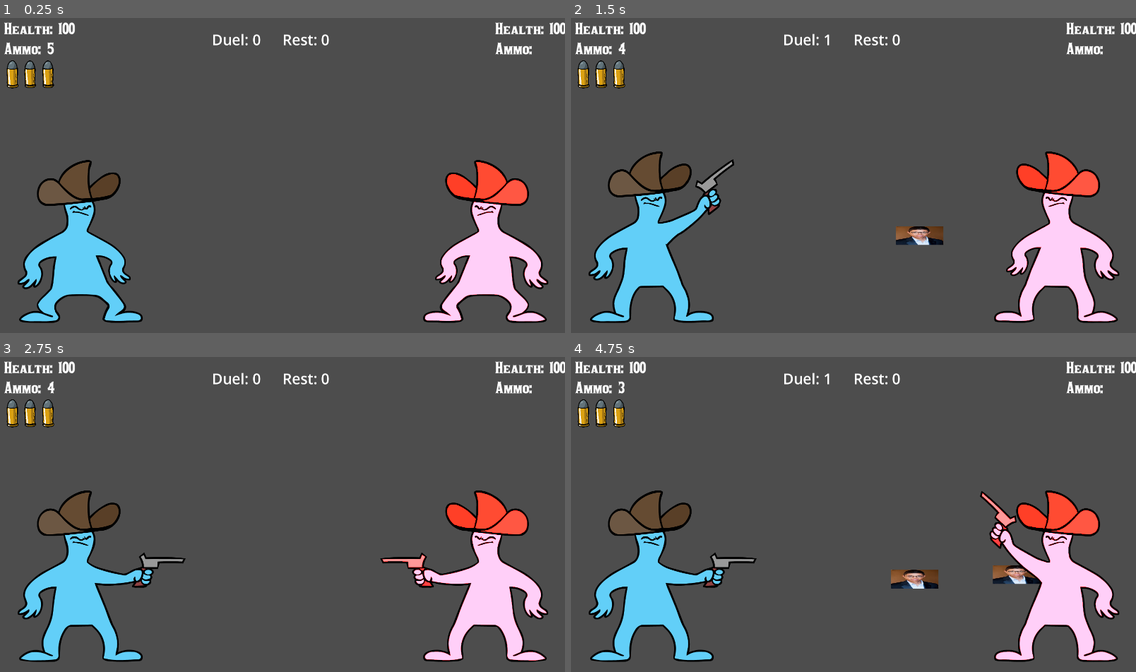
Above: before the commit, frames 1-4 (two rows, left to right).
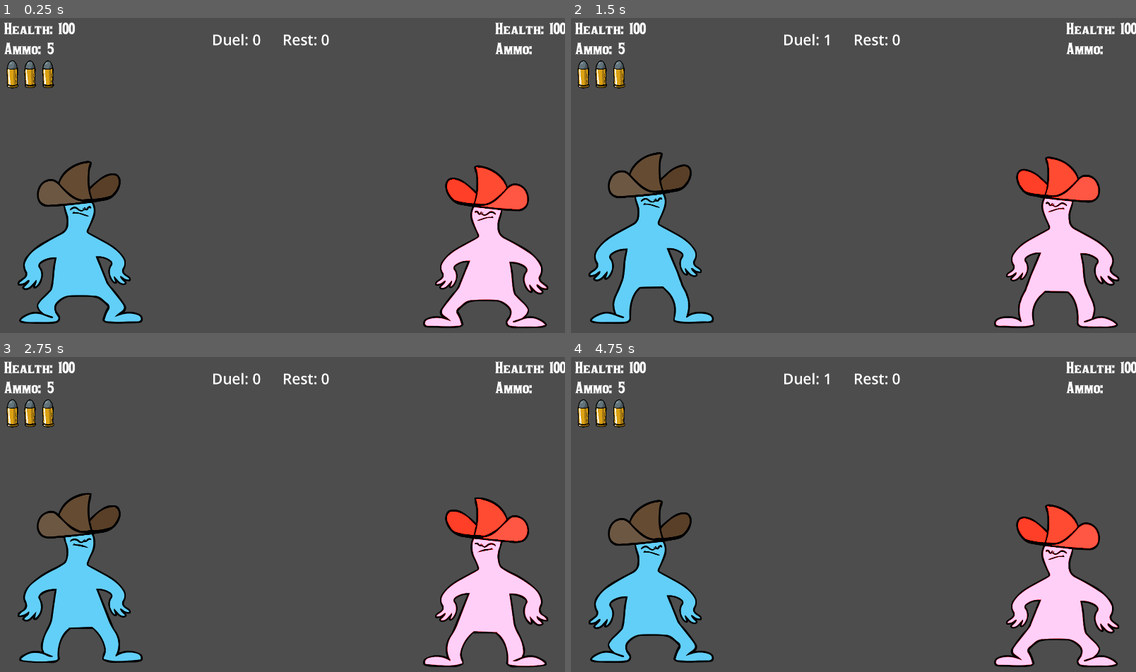
Above: after the commit, the same moments.

Repository: LukaBazooka/Mexican-Standoff
Game: Godot game, scene res://Duel.tscn
The game is run twice, just before and just after one commit, with the same random seed, the same clock (stepped at 60 frames per second) and the same inputs.
Inputs:
- Up to frame 1 (0.25 s): no input
- Up to frame 2 (1.5 s): tap Enter (right_player_reload) at 0.5 s; hold Right (right_player_block) 0.53-1.28 s; tap 0 at 0.6 s; hold S (left_player_down) from 1.28 s (still down); tap 1 at 1.35 s
- Up to frame 3 (2.75 s): release S (left_player_down) at 2.03 s; hold Right (right_player_block) from 2.03 s (still down); tap 4 at 2.1 s
- Up to frame 4 (4.75 s): release Right (right_player_block) at 2.78 s; hold W (left_player_up) 2.78-3.53 s; tap 3 at 2.85 s; hold A (left_player_block) from 3.53 s (still down); tap 5 at 3.6 s; tap 2 at 4.35 s

The runs differ from the first frame. In frame 1, 3.9% of the frame differs, in the area x 3-98%, y 45-99%; in frame 2, 5.4%; in frame 3, 6.2%; in frame 4, 10%, in the area x 3-98%, y 7-99%.

Commit message:
fixed double headshot collision state

Diff:
--- a/Duel.gd
+++ b/Duel.gd
@@ -82,12 +82,10 @@
 
 func _on_rest_timer_timeout():
 	$DuelTimer.start()
-
 	$LeftPlayer._rest_timeout()
 	$RightPlayer._rest_timeout()
 	actively_handle_state = true
-	emit_signal("lp_shoot", 5) #test
-	handle_state() #test
+
 
 
 func _on_duel_timer_timeout():
@@ -96,67 +94,55 @@
 	$RightPlayer._duel_timeout()
 
 
-
 func handle_state():
-	print("passed")
 	$StateTimer.start()
 	actively_handle_state = true
-
-
 
 
 func _on_left_player_pass_up_l(data):
 	lp_state = data
 	if actively_handle_state:
 		handle_state()
-		if not $DuelTimer.is_stopped() and not $StateTimer.is_stopped(): #data passed in time pass down to player
-			if data == 4 and not actively_handle_state:
-				#used to calcualte trajectory for headshot state
-				emit_signal("time_displacement")
-				emit_signal("lp_shoot", data)
-			elif data == 2 or data == 3:
-				emit_signal("lp_block_state", data)
-			elif data > 4:
-				emit_signal("lp_shoot", data)
-
+		pass_down_state("lp", data)
+	elif not $DuelTimer.is_stopped() and not $StateTimer.is_stopped(): #data passed in time pass down to player
+		pass_down_state("lp", data)
+		handle_second_state()
 
 func _on_right_player_pass_up_r(data):
 	rp_state = data
 	if actively_handle_state:
 		handle_state() #begin input timer
-	if not $DuelTimer.is_stopped() and not $StateTimer.is_stopped(): #data passed in time pass down to player
-		if data == 2 or data == 3:
-			emit_signal("rp_block_state", data)
-		elif data > 3:
-			emit_signal("rp_shoot", data)
-
+		pass_down_state("rp", data)
+	elif not $DuelTimer.is_stopped() and not $StateTimer.is_stopped(): #data passed in time pass down to player
+		pass_down_state("rp", data)
+		handle_second_state()
 
 func _on_state_timer_timeout():
-	emit_signal("rp_shoot", 5) #test
 	state_arr = state_dict.get([lp_state, rp_state], [0, 0])
 	actively_handle_state = false
-	if lp_state == 4 and rp_state == 4:
-		emit_signal("collision")
 
-	print([lp_state, rp_state])
+func _on_left_player_lp_bullet_collided():
+	left_health -= state_arr[0]
+	if lp_state == 4: #possiblity that bullet collides if too opp too slow
+		left_health -= 100
+
+func _on_right_player_rp_bullet_collided():
+	right_health -= state_arr[1]
+	if rp_state == 4: #possiblity that bullet collides if too opp too slow
+		right_health -= 100
+
+func handle_second_state():
+	$StateTimer.set_wait_time(0.0001)
+
+func pass_down_state(user, data):
+	if data == 2 or data == 3:
+		emit_signal(user + "_block_state", data)
+	elif data > 3:
+		emit_signal(user + "_shoot", data)
 
 
 
-func _on_left_player_lp_bullet_collided():
-	left_health -= state_arr[0]
-
-
-func _on_right_player_rp_bullet_collided():
-	right_health -= state_arr[1]
-
-
-
-
-
-
-signal collision
 signal lp_block_state
 signal lp_shoot
 signal rp_block_state
 signal rp_shoot
-signal time_displacement
--- a/Duel.tscn
+++ b/Duel.tscn
@@ -303,13 +303,13 @@
 position = Vector2(2, 402)
 
 [node name="gunpoint" type="Marker2D" parent="LeftPlayer"]
-position = Vector2(391, 300)
+position = Vector2(440, 256)
 
 [node name="charactersprite" type="AnimatedSprite2D" parent="LeftPlayer"]
-position = Vector2(248, 297)
+position = Vector2(248, 300)
 scale = Vector2(0.7, 0.7)
 sprite_frames = SubResource("SpriteFrames_eehnx")
-animation = &"draw"
+animation = &"idle_drawn"
 autoplay = "idle"
 
 [node name="collisions" type="Node2D" parent="LeftPlayer"]
@@ -337,17 +337,15 @@
 
 [node name="charactersprite" type="AnimatedSprite2D" parent="RightPlayer"]
 modulate = Color(81.47, 1, 1, 1)
-position = Vector2(757, 282)
+position = Vector2(757, 300)
 scale = Vector2(0.7, 0.7)
 sprite_frames = SubResource("SpriteFrames_eehnx")
-animation = &"draw"
+animation = &"reload"
 autoplay = "idle"
-frame = 6
-frame_progress = 1.0
 flip_h = true
 
 [node name="gunpoint" type="Marker2D" parent="RightPlayer"]
-position = Vector2(634, 301)
+position = Vector2(568, 254)
 
 [node name="collisions" type="Node2D" parent="RightPlayer"]
 position = Vector2(600, 2.08165e-12)
@@ -507,18 +505,15 @@
 autoplay = "default"
 frame_progress = 0.603793
 
-[connection signal="collision" from="." to="RightPlayer" method="_on_node_2d_collision"]
 [connection signal="lp_block_state" from="." to="LeftPlayer" method="_on_node_2d_lp_block_state"]
 [connection signal="lp_shoot" from="." to="LeftPlayer" method="shoot"]
 [connection signal="rp_block_state" from="." to="RightPlayer" method="_on_node_2d_rp_block_state"]
 [connection signal="rp_shoot" from="." to="RightPlayer" method="shoot"]
-[connection signal="time_displacement" from="." to="LeftPlayer" method="_opp_bullet_time_displacement"]
 [connection signal="timeout" from="Rest_Timer" to="." method="_on_rest_timer_timeout"]
 [connection signal="timeout" from="DuelTimer" to="." method="_on_duel_timer_timeout"]
 [connection signal="timeout" from="StateTimer" to="." method="_on_state_timer_timeout"]
 [connection signal="lp_bullet_collided" from="LeftPlayer" to="." method="_on_left_player_lp_bullet_collided"]
 [connection signal="pass_up_l" from="LeftPlayer" to="." method="_on_left_player_pass_up_l"]
-[connection signal="animation_finished" from="LeftPlayer/charactersprite" to="LeftPlayer" method="_on_charactersprite_animation_finished"]
 [connection signal="area_entered" from="LeftPlayer/collisions/body_collisoion" to="LeftPlayer" method="_on_body_collisoion_bullet_entered"]
 [connection signal="area_entered" from="LeftPlayer/collisions/leg_collision" to="LeftPlayer" method="_on_leg_collision_area_entered"]
 [connection signal="area_entered" from="LeftPlayer/collisions/head_collison" to="LeftPlayer" method="_on_head_collison_bullet_entered"]
--- a/LP_Duel.gd
+++ b/LP_Duel.gd
@@ -8,6 +8,8 @@
 const BULLET_UP = -1
 const BULLET_STRAIGHT = 0
 const BULLET_DOWN = 2
+const SPEED_CONST = 100
+const SPEED_Y = 150
 #Key0 == draw, key4 == shoot
 var head_sequence = [KEY_0, KEY_1, KEY_4]
 var body_sequence = [KEY_0, KEY_4]
@@ -120,12 +122,14 @@
 
 
 func spawn_bullet(direction):
+
 	if ammo >= 1:
 		var bullet_instance = bullet_scene.instantiate()
 		bullet_instance.position = $gunpoint.position
 		add_child(bullet_instance)
 		get_child(3).get_child(1).set_disabled(false)
-		bullet_instance.linear_velocity.y = 200 * direction
+
+		bullet_instance.linear_velocity.y = SPEED_Y * direction
 		ammo -= 1
 
 
@@ -169,9 +173,3 @@
 func _on_head_collison_bullet_entered(area):
 	emit_signal("lp_bullet_collided")
 	area.get_parent().queue_free()
-
-
-
-
-func _opp_bullet_time_displacement():
-	pass # Replace with function body.
--- a/RP_Duel.gd
+++ b/RP_Duel.gd
@@ -116,10 +116,6 @@
 		ammo -= 1
 
 
-#in double headshot scenario
-func _on_node_2d_collision():
-	if get_child_count() == 4:
-		get_child(3).get_child(1).set_disabled(false)
 
 
 func rebound(obj):
@@ -143,6 +139,8 @@
 	$charactersprite.play("shoot")
 	if state == 4:
 		spawn_bullet(BULLET_UP)
+		#allows  bullets to collide if both players go for headshots
+		get_child(3).get_child(1).set_disabled(false)
 	elif state == 5:
 		spawn_bullet(BULLET_STRAIGHT)
 	elif state == 6:
--- a/RigidBody2D.gd
+++ b/RigidBody2D.gd
@@ -17,5 +17,6 @@
 func after_collision_other_bullet(area):
 	#make sure area is bullet and we are going for a headshot
 	if linear_velocity.y < 0 and area.get_parent() is RigidBody2D:
+		print("booey")
 		area.set_collision_layer(0)
 		$Area2D.set_collision_layer(0)
--- a/bullet.tscn
+++ b/bullet.tscn
@@ -4,10 +4,10 @@
 [ext_resource type="Texture2D" uid="uid://desiqwp4kisau" path="res://assets/images/tayzonday.jpg" id="2_xwfrh"]
 
 [sub_resource type="RectangleShape2D" id="RectangleShape2D_y12ho"]
-size = Vector2(50, 50)
+size = Vector2(57, 57)
 
 [sub_resource type="RectangleShape2D" id="RectangleShape2D_o5mb5"]
-size = Vector2(56, 56)
+size = Vector2(68, 60)
 
 [node name="bullet" type="RigidBody2D"]
 mass = 100.0
